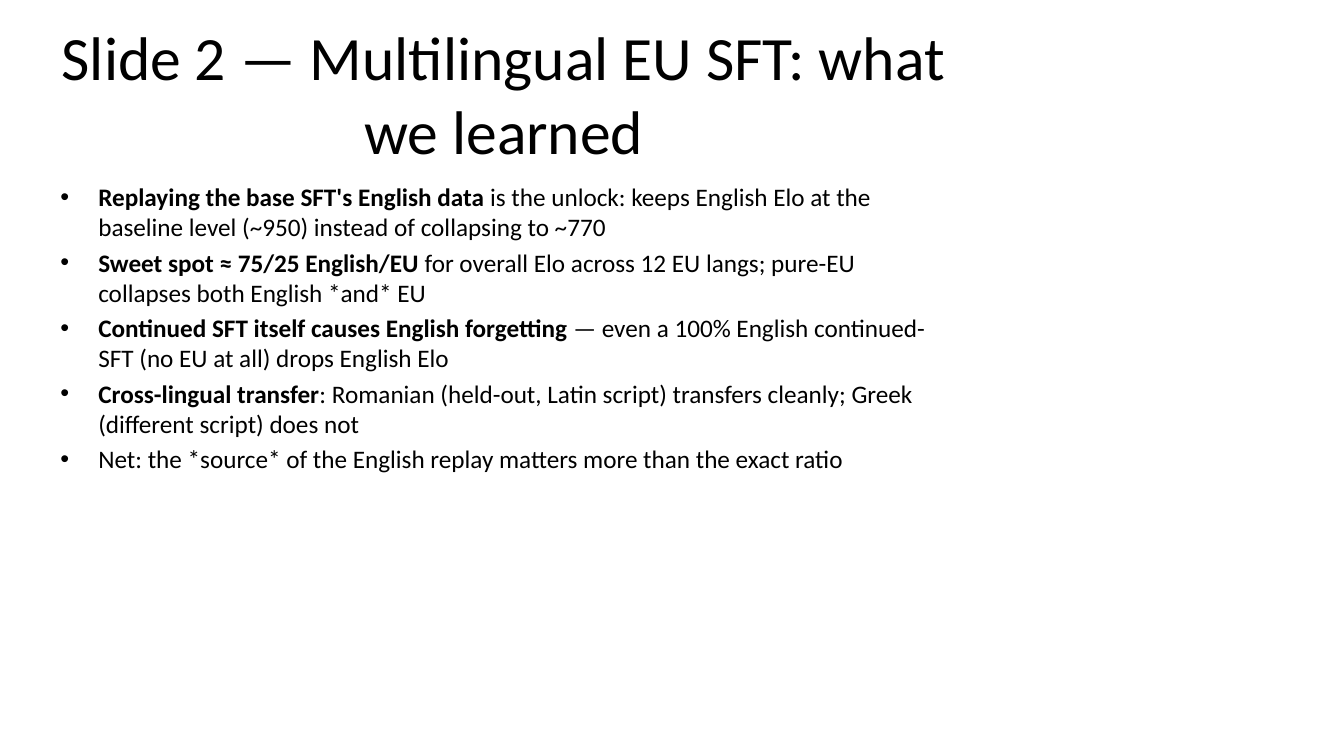
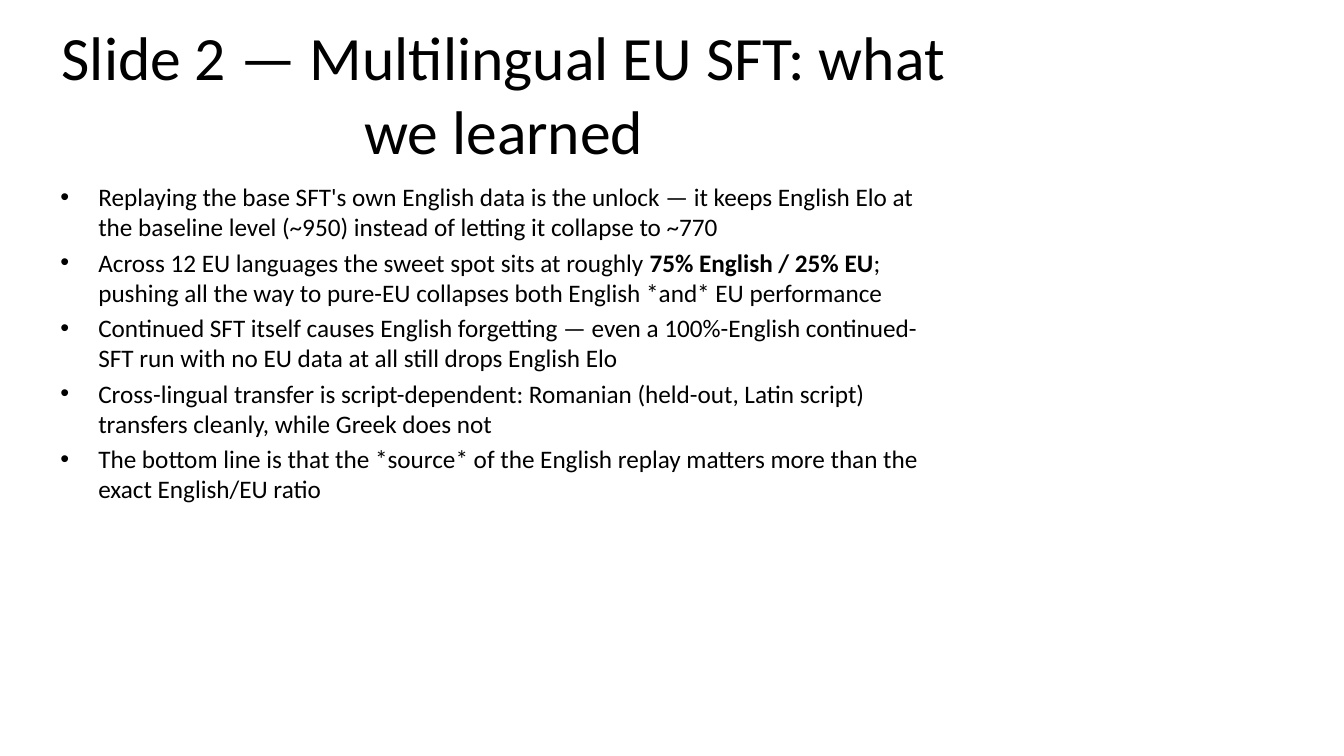
Before and after one commit to ferreirafabio/open-instruct, a slide deck: slide 3 of oellm/meetings/llms4eu_wp4/2026-04-28.pptx. Drawn at 1344x756 pixels with LibreOffice and Linux fonts; fonts in the diff are those of the drawing. Boxes give left, top, right and bottom in pixels: in the first picture for what was removed or moved away, otherwise in the second. Text is boxed around its words. In the diff, an @@ line names an element or a change of style, - is before the commit and + after.

```diff
--- a/oellm/meetings/llms4eu_wp4/2026-04-28.pptx
+++ b/oellm/meetings/llms4eu_wp4/2026-04-28.pptx
@@ text at <box>98,188,917,503</box>: text changed @@
-• Replaying the base SFT's English data is the unlock: keeps English Elo at the baseline level (~950) instead of collapsing to ~770
-• Sweet spot ≈ 75/25 English/EU for overall Elo across 12 EU langs; pure-EU collapses both English *and* EU
-• Continued SFT itself causes English forgetting — even a 100% English continued-SFT (no EU at all) drops English Elo
-• Cross-lingual transfer: Romanian (held-out, Latin script) transfers cleanly; Greek (different script) does not
-• Net: the *source* of the English replay matters more than the exact ratio
+• Replaying the base SFT's own English data is the unlock — it keeps English Elo at the baseline level (~950) instead of letting it collapse to ~770
+• Across 12 EU languages the sweet spot sits at roughly 75% English / 25% EU; pushing all the way to pure-EU collapses both English *and* EU performance
+• Continued SFT itself causes English forgetting — even a 100%-English continued-SFT run with no EU data at all still drops English Elo
+• Cross-lingual transfer is script-dependent: Romanian (held-out, Latin script) transfers cleanly, while Greek does not
+• The bottom line is that the *source* of the English replay matters more than the exact English/EU ratio
```
Also in this commit, not shown: 5 other slides changed, 1 slide removed, 1 other file.
